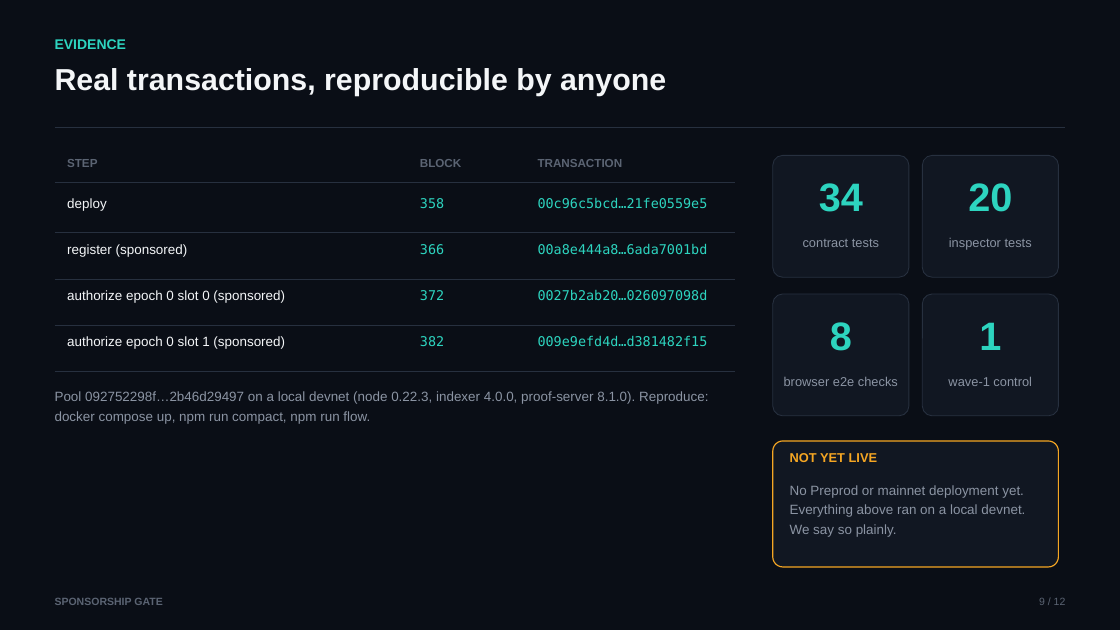
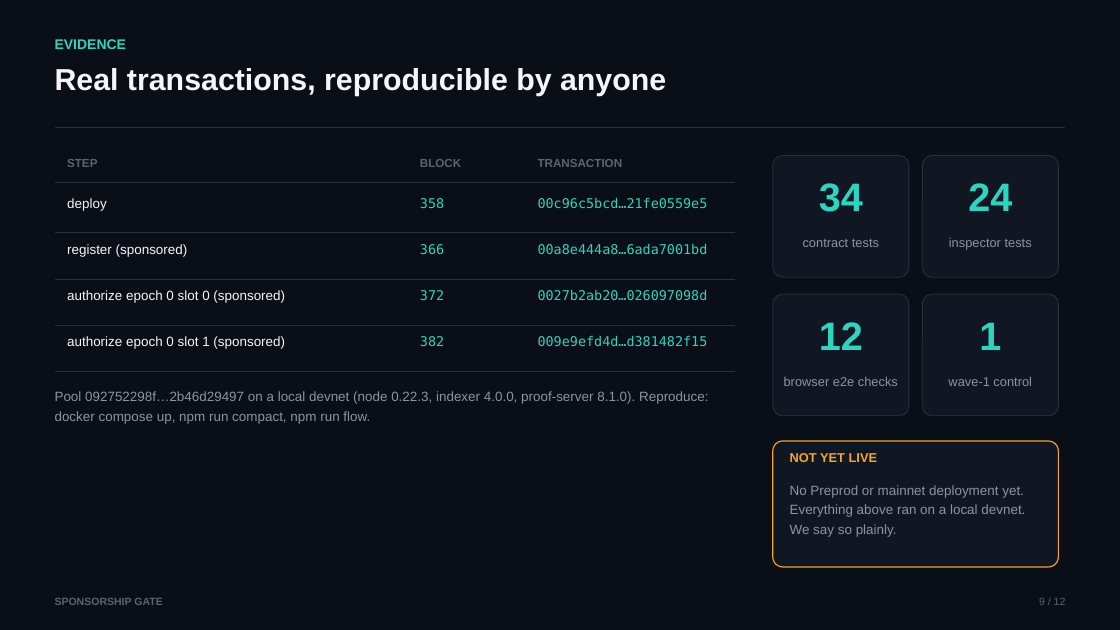
Before and after one commit to embolaweb3/sponsorship-gate, a slide deck: slide 9 of submission/Sponsorship-Gate-Wave2-Pitch-Deck.pptx. Drawn at 1120x630 pixels with LibreOffice and Linux fonts; fonts in the diff are those of the drawing. Boxes give left, top, right and bottom in pixels: in the first picture for what was removed or moved away, otherwise in the second. Text is boxed around its words. In the diff, an @@ line names an element or a change of style, - is before the commit and + after.

```diff
--- a/submission/Sponsorship-Gate-Wave2-Pitch-Deck.pptx
+++ b/submission/Sponsorship-Gate-Wave2-Pitch-Deck.pptx
@@ text at <box>968,183,1012,211</box>: text changed @@
-20
+24
@@ text at <box>819,322,863,350</box>: text changed @@
-8
+12
```
Also in this commit, not shown: 2 other slides changed, 5 other files.
